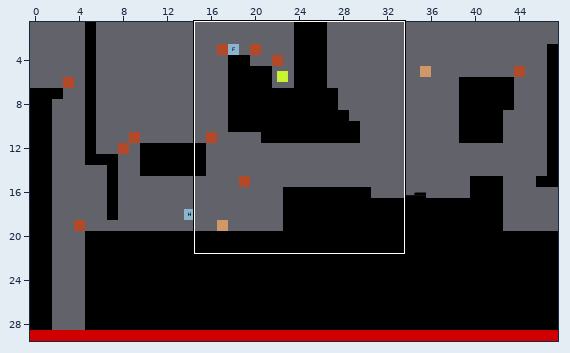
Tiled map (JSON), stored at maps/level_02.json. Above, an overview of the earlier version with the close-up marked.
Close-up. Before the commit:
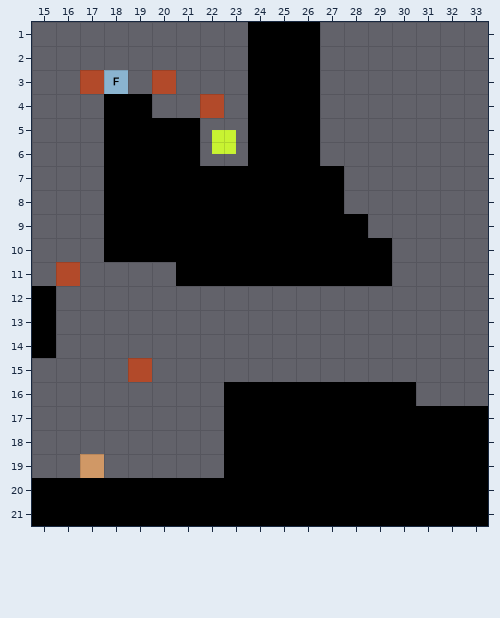
Cells are 64x64 px. Shown: x 15..33, y 1..21. The commit also changed other parts of the map, which this record leaves out.
The result:
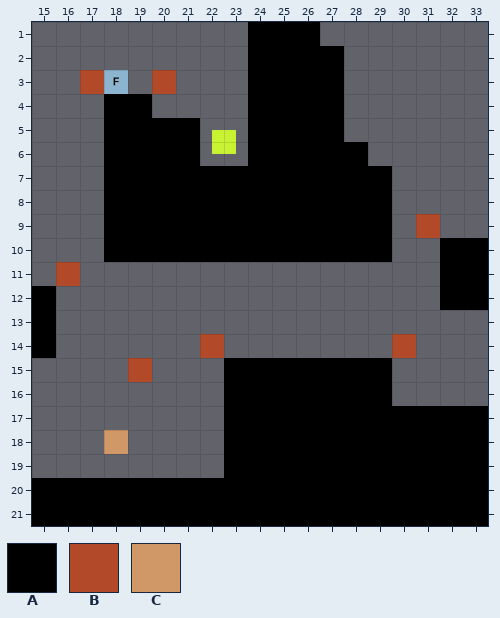
Key: from "tileset": A 78, B 81, C 85.
_ is an empty cell, . an unchanged one.
Objects are placed by their top-left corner, in cells (3,4 is the top-left corner of cell 3,4); size is 1x1 cell unless given.
Edits made:
--- layer "layer_limits"
@@ x 22..22 @@
- 4 B
+ 4 _
@@ x 31..31 @@
- 9 _
+ 9 B
@@ x 22..30 @@
-14 _......._
+14 B.......B
--- layer "layer_platforms"
@@ x 21..33 @@
- 2 ......_......
- 3 ......_......
- 4 ......_......
- 5 ......_......
- 6 ......__.....
- 7 .......__....
- 8 .......__....
- 9 ........_....
-10 ...........__
-11 AAAAAAAAA..__
-12 ...........__
+ 2 ......A......
+ 3 ......A......
+ 4 ......A......
+ 5 ......A......
+ 6 ......AA.....
+ 7 .......AA....
+ 8 .......AA....
+ 9 ........A....
+10 ...........AA
+11 _________..AA
+12 ...........AA
@@ x 23..30 @@
-15 _______.
-16 .......A
+15 AAAAAAA.
+16 ......._
--- layer "Box"
-C at 17,19
--- layer "BigBox"
+C at 18,18
Pixel boxes of the changes (left, top, right, bottom) in both close-ups:
added: (320, 46, 392, 238)
removed: (200, 94, 224, 118)
added: (416, 214, 488, 310)
removed: (176, 262, 392, 286)
changed: (200, 334, 416, 406)
changed: (80, 430, 128, 478)
